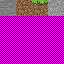
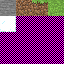
The second 64 × 64 image is a revision of the first. Changes to its layers:
moved "grass_side" above "grass_top", painted on it over [left=32, top=6, right=44, bottom=16]
painted on "grass_top" over [left=48, top=0, right=64, bottom=16]
added layer "glass" above "error_background" over [left=0, top=16, right=16, bottom=32]
painted on "error_background" over [left=0, top=16, right=16, bottom=32]
